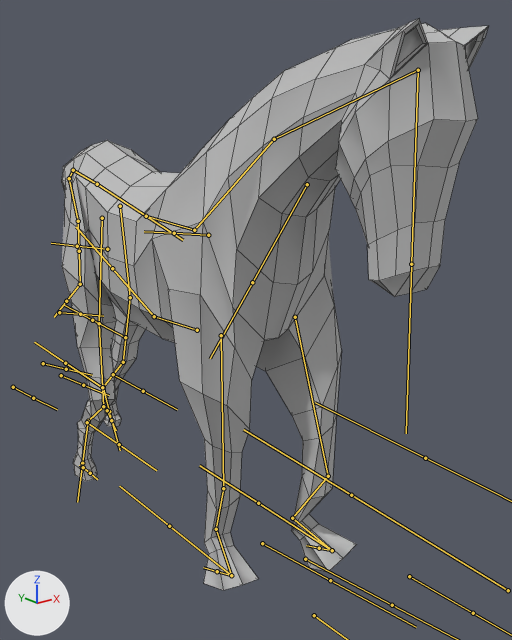
Two versions of the FBX model Assets/Models/Characters/horse_JacobModel_Ken.fbx, one commit apart.
The view is the same before and after, from a 50 mm camera at (-3.22, -4.98, 3.84) aimed at (0.49, -0.34, 1.99). The axes (+X, +Y, +Z) are drawn at lower left. The lights are the same throughout. Both versions are drawn at frame 10 of the action 'Armature|HorseWalk.001'; the numbers are the values there. The bones that bend it are drawn over the model as lines. Mesh edges are drawn as thin lines.

In view in the first picture: 'Horse'.
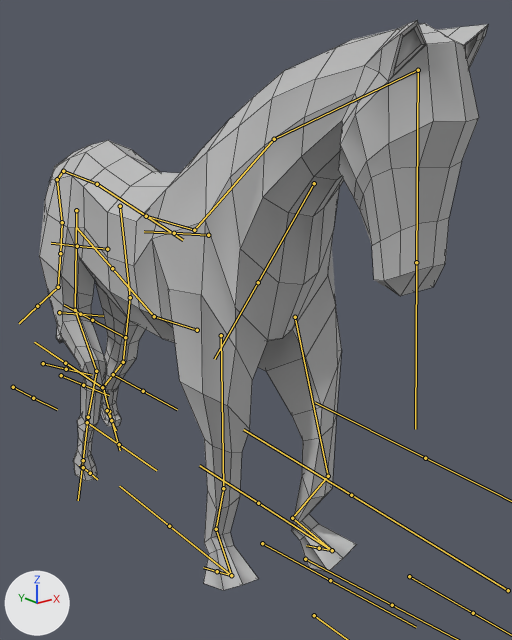
Changed parts and their boxes [x1, y1, x2, y2] in the pictures (512 x 640 px):
'Horse', posed: before [62, 19, 488, 590]; after [39, 20, 488, 590]
bone 'Head', root to tip: before (418, 70) to (411, 264); after (418, 70) to (416, 262)
bone 'Chest', root to tip: before (307, 184) to (252, 282); after (314, 183) to (258, 282)
bone 'TailBone', root to tip: before (97, 184) to (73, 170); after (97, 184) to (63, 171)
bone 'RearLegMain.R', root to tip: before (102, 218) to (99, 323); after (76, 210) to (75, 310)
bone 'LegRearTop.R', root to tip: before (99, 323) to (103, 406); after (75, 310) to (96, 371)
bone 'LegRearMid.R', root to tip: before (103, 406) to (88, 421); after (96, 371) to (88, 417)
bone 'LegRearBot.R', root to tip: before (88, 421) to (82, 463); after (88, 417) to (83, 460)

What the commit changed:
Bone 'Head' (bone_head) turns from (-30, 1, -1) to (-30, 4, 1) degrees about its own x, y and z.
Bone 'Chest' (bone_chest) moves from (0.0, 0.1, 0.27) to (0.0, 0.05, 0.22).
Bone 'TailBone' (bone_tailbone) turns from (0, 0, 0) to (0, 2, 12) degrees about its own x, y and z.
Bone 'RearLegMain.R' (bone_rearlegmain_r) moves from (-0.02, 0.05, -0.76) to (-0.01, 0.07, -0.21).
Bone 'LegRearTop.R' (bone_legreartop_r) turns from (-56, 20, -6) to (-85, 8, -3) degrees about its own x, y and z.
Bone 'LegRearMid.R' (bone_legrearmid_r) turns from (103, 7, -47) to (104, 11, -35) degrees about its own x, y and z.
Bone 'LegRearBot.R' (bone_legrearbot_r) turns from (3, 32, -27) to (-16, 29, -20) degrees about its own x, y and z.
